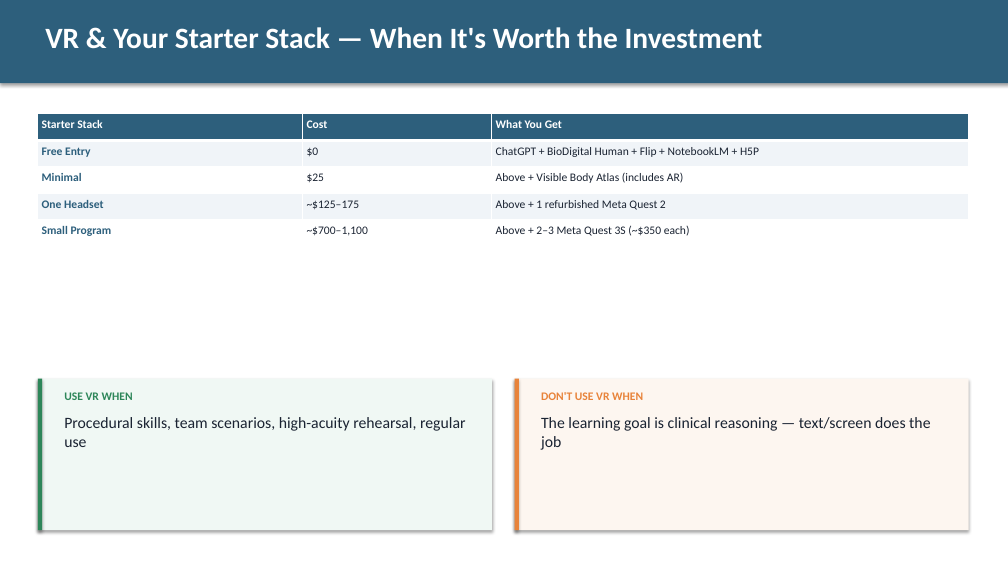
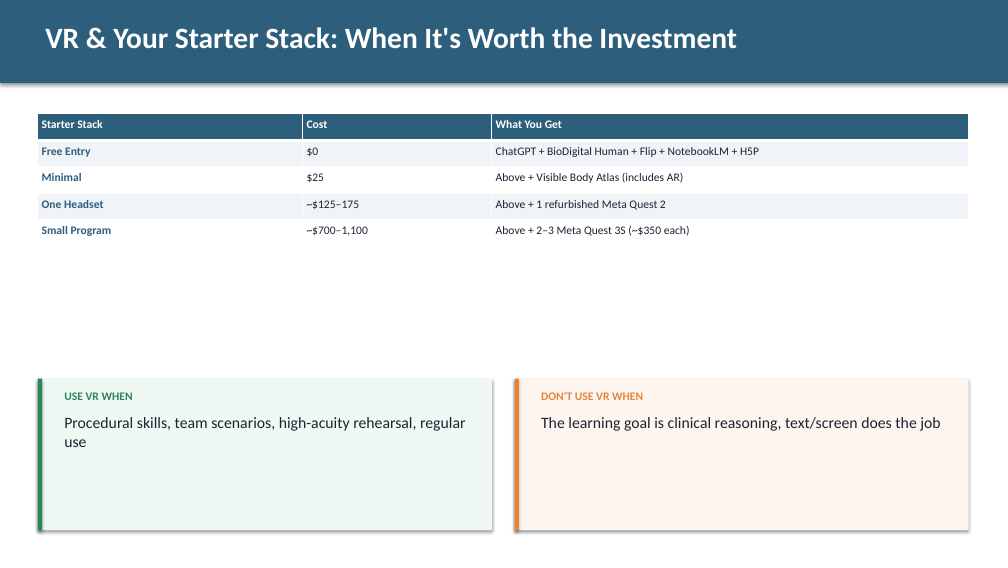
Before and after one commit to diana-brewer/digital-learning-unlocked, a slide deck: slide 18 of Digital Learning Unlocked - Slide Deck.pptx (slide 21 before the commit). Drawn at 1008x568 pixels with LibreOffice and Linux fonts; fonts in the diff are those of the drawing. Boxes give left, top, right and bottom in pixels: in the first picture for what was removed or moved away, otherwise in the second. Text is boxed around its words. In the diff, an @@ line names an element or a change of style, - is before the commit and + after.

```diff
--- a/Digital Learning Unlocked - Slide Deck.pptx
+++ b/Digital Learning Unlocked - Slide Deck.pptx
@@ text at bbox=[45, 27, 737, 49]: text changed @@
-VR & Your Starter Stack — When It's Worth the Investment
+VR & Your Starter Stack: When It's Worth the Investment
@@ text at bbox=[541, 417, 940, 431]: text changed @@
-The learning goal is clinical reasoning — text/screen does the job
+The learning goal is clinical reasoning, text/screen does the job
```
Also in this commit, not shown: 17 other slides changed, 1 slide added, 4 slides removed, 3 other files.
